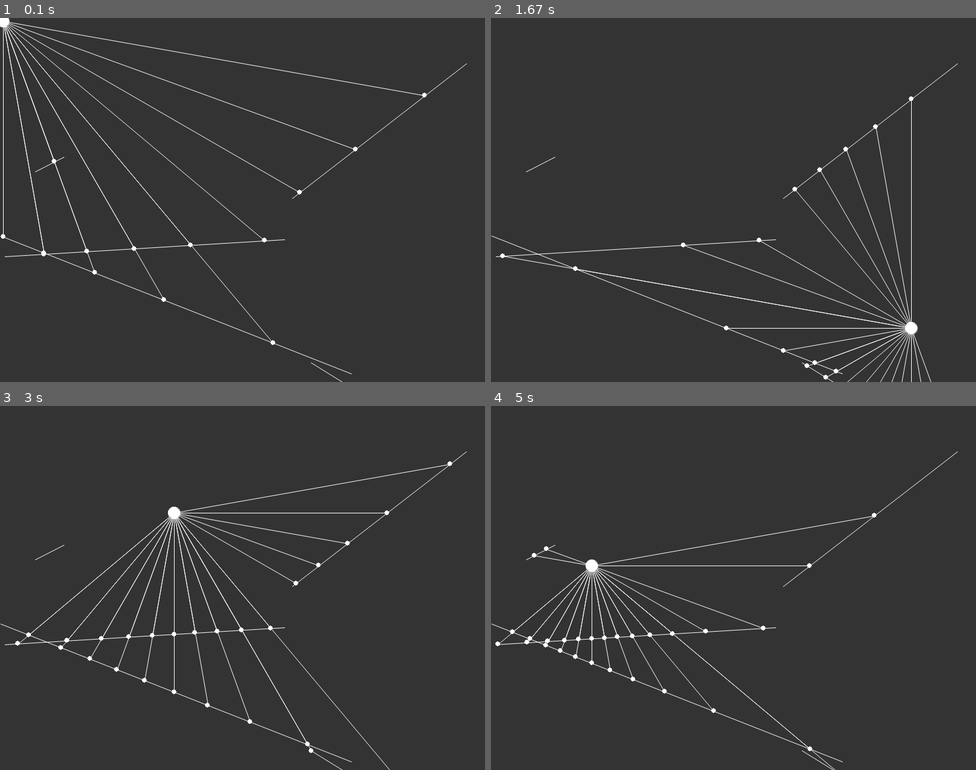
Above: before the commit, frames 1-4 (two rows, left to right).
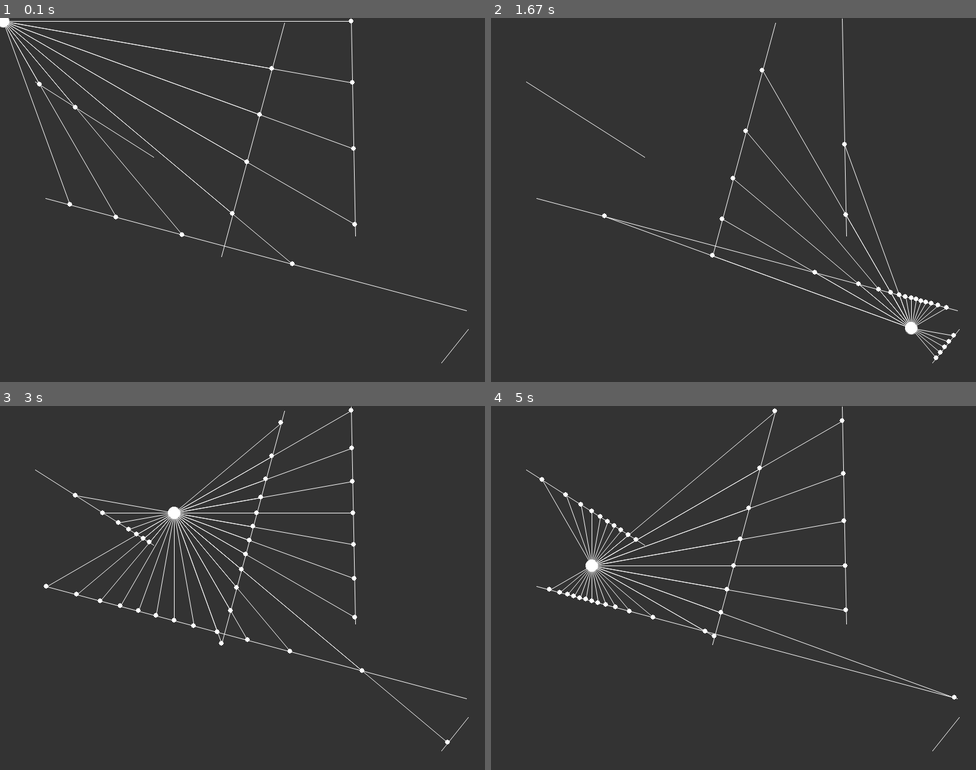
Above: after the commit, the same moments.

Repository: DHameete/pygames
Game: pygame game, started from 05_Raycasting/main.py
Same seed, same stepped clock (60 frames per second), same inputs: the game is played once before the commit and once after it.
Inputs (mouse positions are in pixels of both pictures, inside the frame that each line leads up to):
- Up to frame 1 (0.1 s): no input
- Up to frame 2 (1.67 s): click (733, 200) at 0.38 s; click (733, 221) at 0.72 s; click (583, 145) at 1.05 s; click (912, 327) at 1.38 s
- Up to frame 3 (3 s): click (252, 464) at 1.72 s; click (218, 682) at 2.05 s; click (227, 526) at 2.38 s; click (174, 511) at 2.72 s
- Up to frame 4 (5 s): click (859, 555) at 3.05 s; click (883, 580) at 3.38 s; click (835, 522) at 3.72 s; click (592, 518) at 4.05 s; click (752, 573) at 4.38 s; click (592, 566) at 4.72 s

The runs differ from the first frame. In frame 1, 2.6% of the frame differs, in the area x 0-97%, y 0-100%; in frame 2, 2.9%; in frame 3, 3.1%; in frame 4, 3.3%.

Commit message:
replaced Vec2D by build-in pygame vector2d

Diff:
--- a/05_Raycasting/main.py
+++ b/05_Raycasting/main.py
@@ -7,34 +7,12 @@
 
 WHITE = (255, 255, 255)
 
-class Vec2D:
-
-    def __init__(self, x, y):
-        self.x = x
-        self.y = y
-
-    def scale(self, s):
-        self.x = self.x * s
-        self.y = self.y * s
-
-    def normalize(self):
-        r = math.sqrt(self.x * self.x + self.y * self.y)
-        self.x = self.x / r
-        self.y = self.y / r
-
-    def rotate(self, angle):
-        r = math.sqrt(self.x * self.x + self.y * self.y)
-        self.x = r * math.cos(angle)
-        self.y = r * math.sin(angle)
-
-
 class Ray:
 
     def __init__(self, pos, angle):
         self.pos = pos
-        self.dir = Vec2D(1, 0)
-        self.dir.rotate(angle)
-        # self.dir.scale(10)
+        self.dir = pygame.math.Vector2(1, 0)
+        self.dir = self.dir.rotate(angle)
 
     def lookAt(self, x, y):
         self.dir.x = x - self.pos.x
@@ -42,9 +20,8 @@
         self.dir.normalize()
 
     def show(self, surface):
-        start = (self.pos.x, self.pos.y)
-        end = (self.pos.x + 10*self.dir.x, self.pos.y + 10* self.dir.y)
-        pygame.draw.aaline(surface, WHITE, start, end, 1)
+        end = self.pos + 10 * self.dir
+        pygame.draw.aaline(surface, WHITE, self.pos, end, 1)
 
     def cast(self, wall):
         x1 = wall.a.x
@@ -65,9 +42,7 @@
         u = -((x1 - x2) * (y1 - y3) - (y1 - y2) * (x1 - x3)) / den
 
         if (t > 0 and t < 1 and u > 0):
-            pt = Vec2D(0,0)
-            pt.x = x1 + t * (x2 - x1)
-            pt.y = y1 + t * (y2 - y1)
+            pt = wall.a + t * (wall.b - wall.a)
             return pt
         else:
             return
@@ -75,25 +50,23 @@
 class Wall:
 
     def __init__(self, x1, y1, x2, y2):
-        self.a = Vec2D(x1, y1)
-        self.b = Vec2D(x2, y2)
+        self.a = pygame.math.Vector2(x1, y1)
+        self.b = pygame.math.Vector2(x2, y2)
 
     def show(self, surface):
-        start = (self.a.x, self.a.y)
-        end = (self.b.x, self.b.y)
-        pygame.draw.aaline(surface, WHITE, start, end, 1)
+        pygame.draw.aaline(surface, WHITE, self.a, self.b, 1)
 
 class Particle:
 
     def __init__(self):
-        self.pos = Vec2D(width/2, height/2)
+        self.pos = pygame.math.Vector2(width/2, height/2)
         self.rays = []
 
         for angle in range(0, 360, 10):
-            self.rays.append(Ray(self.pos, math.radians(angle)))
+            self.rays.append(Ray(self.pos, angle))
 
     def show(self, surface):
-        pygame.draw.circle(surface, WHITE, (self.pos.x, self.pos.y), 10)
+        pygame.draw.circle(surface, WHITE, self.pos, 10)
         for ray in self.rays:
             ray.show(surface)
 
@@ -101,12 +74,11 @@
         for ray in self.rays:
             pt = ray.cast(wall)
             if(pt):
-                pygame.draw.aaline(surface, WHITE, (self.pos.x, self.pos.y), (pt.x, pt.y))
-                pygame.draw.circle(surface, WHITE, (pt.x, pt.y), 4)
+                pygame.draw.aaline(surface, WHITE, self.pos, pt)
+                pygame.draw.circle(surface, WHITE, pt, 4)
 
     def update(self, x, y):
-        self.pos.x = x
-        self.pos.y = y
+        self.pos.update(x, y)
 
 
 def main():
@@ -124,7 +96,7 @@
         x2 = random.randint(0, width)
         y1 = random.randint(0, height)
         y2 = random.randint(0, height)
-        walls.append(Wall(x1,x2,y1,y2))
+        walls.append(Wall(x1,y1,x2,y2))
 
     particle = Particle()
 
